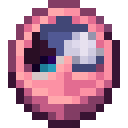
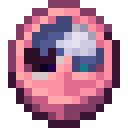
Layered file, before and after one edit (128 x 128). Changes by layer:
hid "ripening_3" over [32, 24, 104, 72]
added layer "ripening_3.5" over [32, 24, 104, 72]
